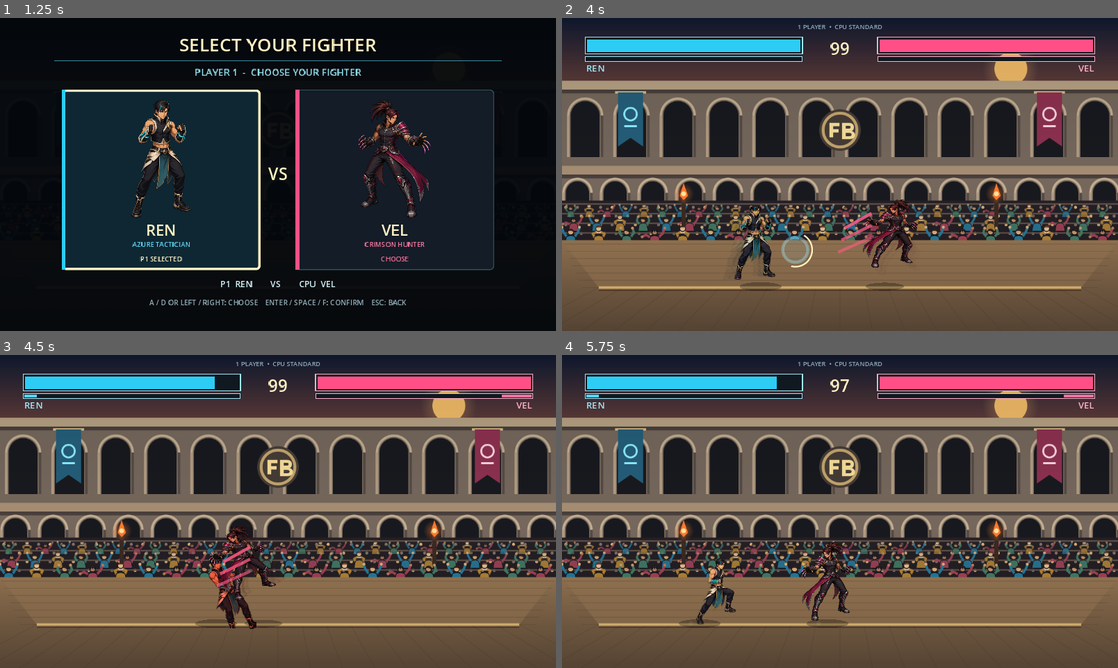
Above: before the commit, frames 1-4 (two rows, left to right).
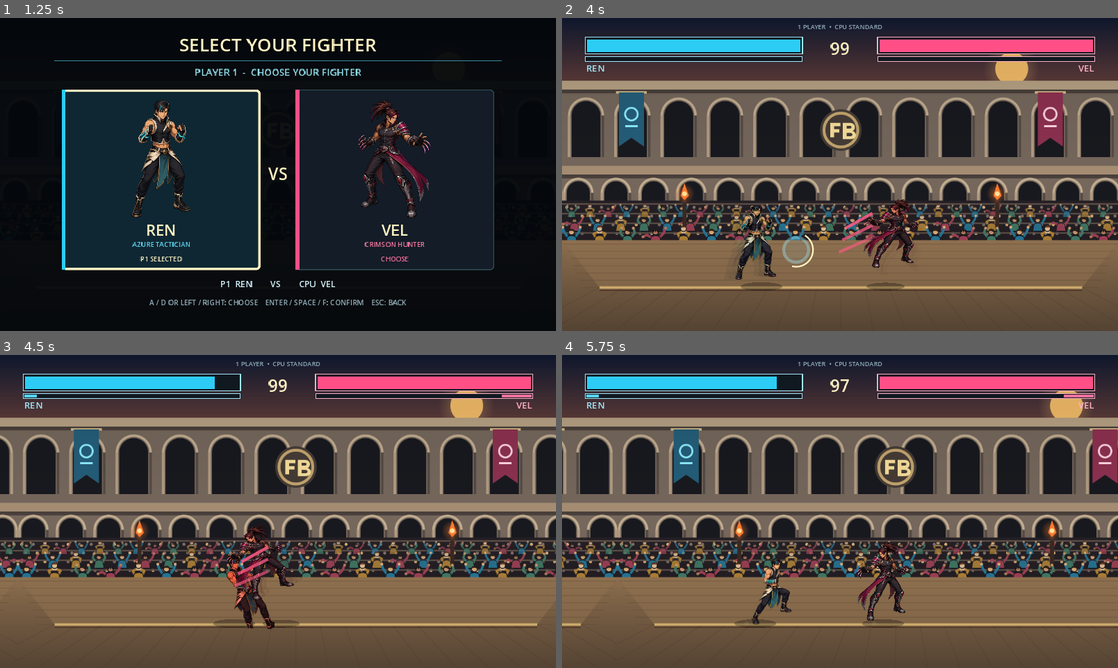
Above: after the commit, the same moments.

Repository: Hikki0608/Fighting-game
Game: Godot game, scene res://scenes/main.tscn
Two runs of this game, one before a commit and one after it. Both use one fixed random seed, a clock stepped at 60 frames per second and the inputs below.
Inputs (mouse positions are in pixels of both pictures, inside the frame that each line leads up to):
- Up to frame 1 (1.25 s): click "1 PLAYER • VS CPU" at 0.5 s
- Up to frame 2 (4 s): click "REN" at 1.25 s; tap Enter at 2 s; move the mouse to (962, 158) at 2.02 s; hold D 2.03-2.78 s; hold F 2.03-2.78 s; click (962, 158) at 2.17 s; tap Space at 2.27, 2.75, 3.02 s; move the mouse to (728, 190) at 2.77 s; hold S 2.78-3.53 s; tap G at 2.85 s; move the mouse to (895, 105) at 3.52 s; hold D from 3.53 s (still down); hold H from 3.53 s (still down)
- Up to frame 3 (4.5 s): move the mouse to (250, 574) at 4.27 s; release D at 4.28 s; release H at 4.28 s; hold W from 4.28 s (still down); tap R at 4.35 s; click (250, 574) at 4.42 s
- Up to frame 4 (5.75 s): tap Space at 4.52, 5.27 s; move the mouse to (1006, 558) at 5.02 s; release W at 5.03 s; hold A from 5.03 s (still down); tap Enter at 5.1 s

Frame 1 is identical in both runs. In frame 2, 7.5% of the frame differs, in the area x 0-100%, y 11-88%; in frame 3, 30%; in frame 4, 28%.

Commit message:
Add wide scrolling arena

Diff:
--- a/scripts/fighter.gd
+++ b/scripts/fighter.gd
@@ -2,8 +2,9 @@
 extends Node2D
 
 const GROUND_Y := 558.0
+const ARENA_WIDTH := 2304.0
 const ARENA_LEFT := 76.0
-const ARENA_RIGHT := 1076.0
+const ARENA_RIGHT := ARENA_WIDTH - 76.0
 const GRAVITY := 2350.0
 const WALK_SPEED := 275.0
 const JUMP_SPEED := -850.0
--- a/scripts/main.gd
+++ b/scripts/main.gd
@@ -11,6 +11,12 @@
 const RenReactionSpriteSheet := preload("res://assets/characters/ren_reaction_sprites_v1.png")
 const VelFighterTexture := preload("res://assets/characters/vel_fighter.png")
 const SCREEN_SIZE := Vector2(1152.0, 648.0)
+const ARENA_CENTER_X := Fighter.ARENA_WIDTH * 0.5
+const CAMERA_HALF_WIDTH := SCREEN_SIZE.x * 0.5
+const CAMERA_DEAD_ZONE := 28.0
+const CAMERA_FOLLOW_WEIGHT := 0.14
+const CAMERA_FIGHTER_MARGIN := 96.0
+const ROUND_START_DISTANCE := 492.0
 const ROUND_SECONDS := 99
 const ROUNDS_TO_WIN := 2
 const MODE_SOLO: StringName = &"solo"
@@ -163,7 +169,10 @@
 var training_health_recovery_frames := 0
 var training_input_history: Array[String] = []
 var training_previous_axis := Vector2.ZERO
-
+var camera_center_x := ARENA_CENTER_X
+var camera_shake_offset := Vector2.ZERO
+
+var world_root: Node2D
 var announcement_label: Label
 var subtitle_label: Label
 var training_label: Label
@@ -195,6 +204,7 @@
 func _ready() -> void:
 	RenderingServer.set_default_clear_color(Color("071018"))
 	cpu_controller = CpuControllerScript.new() as CpuController
+	_create_world_root()
 	_create_arena_background()
 	_create_fighters()
 	_create_ui()
@@ -203,6 +213,12 @@
 	_initialize_fullscreen_support()
 	_show_mode_menu()
 	_request_hud_redraw()
+
+
+func _create_world_root() -> void:
+	world_root = Node2D.new()
+	world_root.name = "World"
+	add_child(world_root)
 
 
 func _input(event: InputEvent) -> void:
@@ -247,29 +263,36 @@
 
 
 func _create_arena_background() -> void:
-	var background := Sprite2D.new()
-	background.name = "ArenaBackground"
-	background.texture = ArenaBackgroundTexture
-	background.centered = false
-	background.position = Vector2.ZERO
-	background.z_index = -100
-	background.show_behind_parent = true
-	background.texture_filter = CanvasItem.TEXTURE_FILTER_LINEAR
-	add_child(background)
+	# Keep the original artwork undistorted in the middle of the arena. Mirrored
+	# copies extend both sides so scrolling never exposes an empty area.
+	for tile_index in range(-1, 2):
+		var background := Sprite2D.new()
+		background.name = "ArenaBackground%d" % (tile_index + 2)
+		background.texture = ArenaBackgroundTexture
+		background.position = Vector2(
+			ARENA_CENTER_X + float(tile_index) * SCREEN_SIZE.x,
+			SCREEN_SIZE.y * 0.5
+		)
+		background.flip_h = tile_index != 0
+		background.z_index = -100
+		background.show_behind_parent = true
+		background.texture_filter = CanvasItem.TEXTURE_FILTER_LINEAR
+		world_root.add_child(background)
+	_apply_world_transform()
 
 
 func _create_fighters() -> void:
 	var p1 := FighterScene.new() as Fighter
 	var p2 := FighterScene.new() as Fighter
-	add_child(p1)
-	add_child(p2)
+	world_root.add_child(p1)
+	world_root.add_child(p2)
 	var ren: Dictionary = CHARACTER_ROSTER[0]
 	var vel: Dictionary = CHARACTER_ROSTER[1]
 	p1.setup(
 		0,
 		ren.name,
 		ren.color,
-		Vector2(330.0, Fighter.GROUND_Y),
+		_round_spawn_position(0),
 		ren.texture,
 		ren.animation_textures
 	)
@@ -277,11 +300,16 @@
 		1,
 		vel.name,
 		vel.color,
-		Vector2(822.0, Fighter.GROUND_Y),
+		_round_spawn_position(1),
 		vel.texture,
 		vel.animation_textures
 	)
 	fighters = [p1, p2]
+
+
+func _round_spawn_position(player_index: int) -> Vector2:
+	var side := -0.5 if player_index == 0 else 0.5
+	return Vector2(ARENA_CENTER_X + ROUND_START_DISTANCE * side, Fighter.GROUND_Y)
 
 
 func _create_ui() -> void:
@@ -606,7 +634,7 @@
 func _show_character_select(selected_mode: StringName) -> void:
 	phase = &"character_select"
 	game_mode = selected_mode
-	position = Vector2.ZERO
+	_reset_camera()
 	menu_layer.visible = false
 	character_select_layer.visible = true
 	announcement_label.visible = false
@@ -784,6 +812,7 @@
 			round_frames = maxi(0, round_frames - 1)
 		for i in fighters.size():
 			fighters[i].simulate(fighters[1 - i], true)
+		_constrain_fighters_to_camera()
 		_spawn_pending_projectiles()
 		_update_projectiles()
 		_resolve_body_collision()
@@ -797,6 +826,7 @@
 		phase_frames -= 1
 		for i in fighters.size():
 			fighters[i].simulate(fighters[1 - i], false)
+		_constrain_fighters_to_camera()
 		if phase_frames <= 0:
 			round_number += 1
 			_start_round()
@@ -881,8 +911,8 @@
 
 func _show_mode_menu() -> void:
 	phase = &"menu"
-	position = Vector2.ZERO
 	screen_shake = 0.0
+	_reset_camera()
 	global_hitstop = 0
 	hit_sparks.clear()
 	projectiles.clear()
@@ -968,8 +998,9 @@
 	cpu_controller.reset()
 	fighters[0].facing = 1
 	fighters[1].facing = -1
-	fighters[0].reset_for_round(Vector2(330.0, Fighter.GROUND_Y))
-	fighters[1].reset_for_round(Vector2(822.0, Fighter.GROUND_Y))
+	fighters[0].reset_for_round(_round_spawn_position(0))
+	fighters[1].reset_for_round(_round_spawn_position(1))
+	_reset_camera()
 	if game_mode == MODE_TRAINING:
 		phase = &"fight"
 		phase_frames = 0
@@ -1008,13 +1039,13 @@
 	round_frames = ROUND_SECONDS * 60
 	global_hitstop = 0
 	screen_shake = 0.0
-	position = Vector2.ZERO
 	hit_sparks.clear()
 	projectiles.clear()
 	fighters[0].facing = 1
 	fighters[1].facing = -1
-	fighters[0].reset_for_round(Vector2(330.0, Fighter.GROUND_Y))
-	fighters[1].reset_for_round(Vector2(822.0, Fighter.GROUND_Y))
+	fighters[0].reset_for_round(_round_spawn_position(0))
+	fighters[1].reset_for_round(_round_spawn_position(1))
+	_reset_camera()
 	fighters[0].gain_meter(Fighter.MAX_METER)
 	fighters[1].gain_meter(Fighter.MAX_METER)
 	training_guard_armed = false
@@ -1391,11 +1422,70 @@
 		if hit_sparks[index].frames <= 0:
 			hit_sparks.remove_at(index)
 	screen_shake = move_toward(screen_shake, 0.0, 1.35)
-	position = Vector2(randf_range(-screen_shake, screen_shake), randf_range(-screen_shake * 0.4, screen_shake * 0.4)) if screen_shake > 0.1 else Vector2.ZERO
+	camera_shake_offset = Vector2(
+		randf_range(-screen_shake, screen_shake),
+		randf_range(-screen_shake * 0.4, screen_shake * 0.4)
+	) if screen_shake > 0.1 else Vector2.ZERO
+	_update_camera()
 	if combat_callout_frames > 0:
 		combat_callout_frames -= 1
 		if combat_callout_frames == 0 and phase == &"fight":
 			announcement_sub = ""
+
+
+func _reset_camera() -> void:
+	camera_center_x = ARENA_CENTER_X
+	camera_shake_offset = Vector2.ZERO
+	_apply_world_transform()
+
+
+func _update_camera() -> void:
+	if fighters.size() < 2:
+		_apply_world_transform()
+		return
+
+	var target_x := (fighters[0].position.x + fighters[1].position.x) * 0.5
+	target_x = clampf(target_x, CAMERA_HALF_WIDTH, Fighter.ARENA_WIDTH - CAMERA_HALF_WIDTH)
+	var target_delta := target_x - camera_center_x
+	var follow_target := camera_center_x
+	var target_is_stage_edge := (
+		is_equal_approx(target_x, CAMERA_HALF_WIDTH)
+		or is_equal_approx(target_x, Fighter.ARENA_WIDTH - CAMERA_HALF_WIDTH)
+	)
+	if target_is_stage_edge:
+		follow_target = target_x
+	elif absf(target_delta) > CAMERA_DEAD_ZONE:
+		follow_target = target_x - signf(target_delta) * CAMERA_DEAD_ZONE
+	if not is_equal_approx(follow_target, camera_center_x):
+		camera_center_x = lerpf(camera_center_x, follow_target, CAMERA_FOLLOW_WEIGHT)
+		if absf(follow_target - camera_center_x) < 0.25:
+			camera_center_x = follow_target
+	camera_center_x = clampf(
+		camera_center_x,
+		CAMERA_HALF_WIDTH,
+		Fighter.ARENA_WIDTH - CAMERA_HALF_WIDTH
+	)
+	_apply_world_transform()
+
+
+func _constrain_fighters_to_camera() -> void:
+	var body_half_width := Fighter.BODY_WIDTH * 0.5
+	var visible_left := maxf(
+		Fighter.ARENA_LEFT + body_half_width,
+		camera_center_x - CAMERA_HALF_WIDTH + CAMERA_FIGHTER_MARGIN
+	)
+	var visible_right := minf(
+		Fighter.ARENA_RIGHT - body_half_width,
+		camera_center_x + CAMERA_HALF_WIDTH - CAMERA_FIGHTER_MARGIN
+	)
+	for fighter in fighters:
+		fighter.position.x = clampf(fighter.position.x, visible_left, visible_right)
+
+
+func _apply_world_transform() -> void:
+	if world_root == null:
+		return
+	world_root.position = Vector2(CAMERA_HALF_WIDTH - camera_center_x, 0.0) + camera_shake_offset
 
 
 func _update_ui() -> void:
@@ -1530,6 +1620,11 @@
 		for i in wins[1]:
 			draw_circle(Vector2(1084.0 - i * 24.0, 126.0), 8.0, Color("fff3c4"))
 
+	# Projectiles and hit sparks use arena coordinates, so draw them with the
+	# same camera offset as the background and fighters. The HUD above stays
+	# anchored to the viewport.
+	var world_draw_offset := world_root.position if world_root != null else Vector2.ZERO
+	draw_set_transform(world_draw_offset, 0.0, Vector2.ONE)
 	for projectile in projectiles:
 		var projectile_color: Color = projectile.color
 		var projectile_position: Vector2 = projectile.position
@@ -1555,3 +1650,4 @@
 			var angle := TAU * float(ray) / 8.0
 			draw_line(spark.position, spark.position + Vector2.from_angle(angle) * radius, spark_color, 4.0)
 		draw_circle(spark.position, radius * 0.28, spark_color)
+	draw_set_transform(Vector2.ZERO, 0.0, Vector2.ONE)
Not shown, changed: README.md
